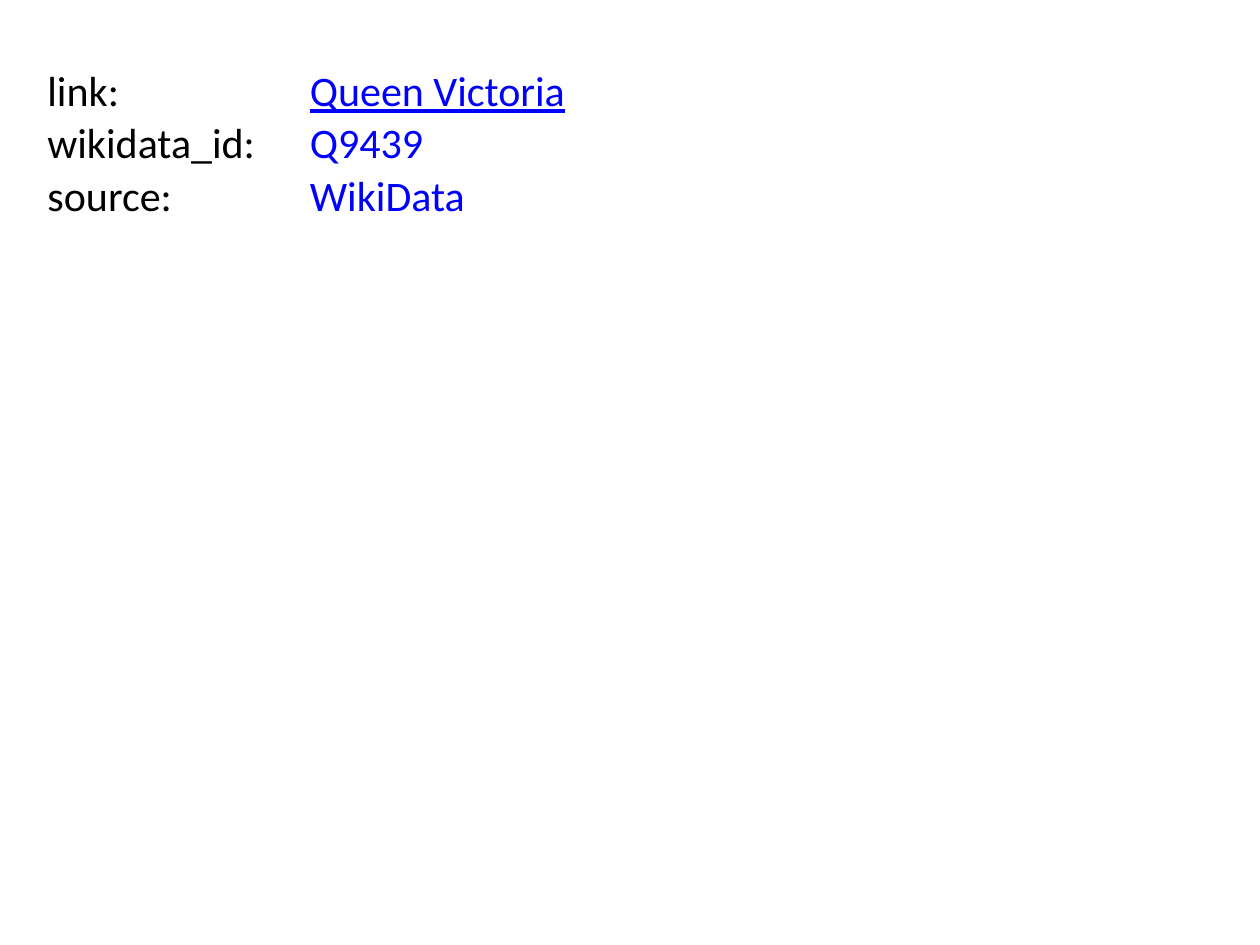
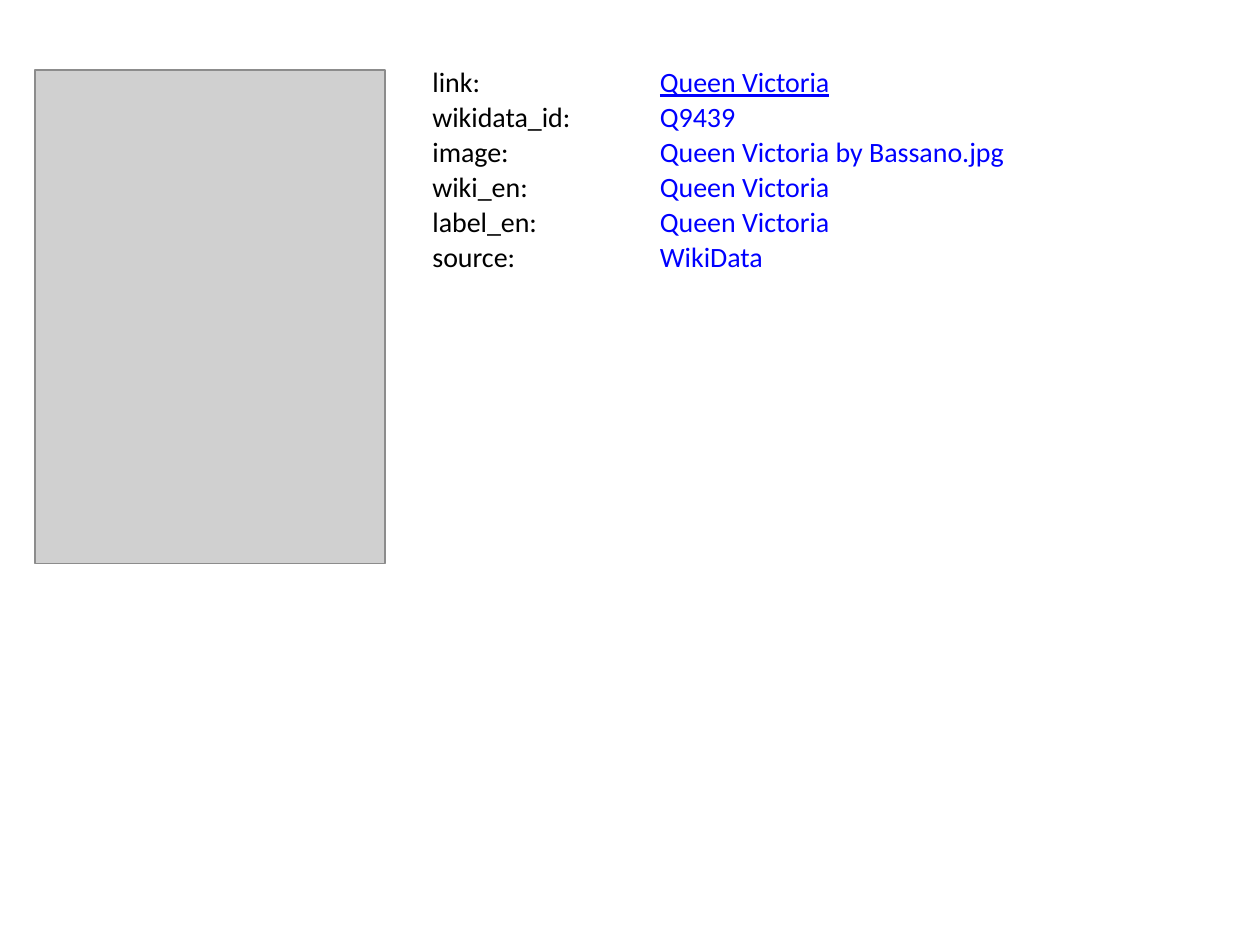
Before and after one commit to BITPlan/com.bitplan.simplegraph, a slide deck: slide 1 of QueenVictoria.pptx. Drawn at 1260x945 pixels with LibreOffice and Linux fonts; fonts in the diff are those of the drawing; grey boxes stand for pictures. Boxes give left, top, right and bottom in pixels: in the first picture for what was removed or moved away, otherwise in the second. Text is boxed around its words. In the diff, an @@ line names an element or a change of style, - is before the commit and + after.

```diff
--- a/QueenVictoria.pptx
+++ b/QueenVictoria.pptx
@@ text "link:": place and size @@
-text "link:" at box(47, 76, 119, 107)
+text "link:" at box(432, 72, 480, 92)
@@ text "Queen Victoria": place and size @@
-text "Queen Victoria" at box(310, 77, 564, 113)
+text "Queen Victoria" at box(660, 212, 829, 236)
@@ picture added at box(35, 71, 386, 564) @@
@@ text "wikidata_id:": place and size @@
-text "wikidata_id:" at box(47, 128, 255, 164)
+text "wikidata_id:" at box(432, 107, 570, 131)
@@ text "Q9439": place and size @@
-text "Q9439" at box(310, 130, 423, 164)
+text "Q9439" at box(660, 109, 735, 131)
@@ text added at box(660, 72, 1004, 167), 16 pt, text #0000FF @@
+Queen Victoria by Bassano.jpg
@@ text added at box(432, 142, 508, 167), 16 pt, text #000000 @@
+image:
@@ text added at box(660, 142, 829, 166), 16 pt, text #0000FF @@
+Queen Victoria
@@ text added at box(432, 177, 537, 236), 16 pt, text #000000 @@
+wiki_en:
@@ text added at box(432, 177, 527, 201), 16 pt, text #000000 @@
+label_en:
@@ text added at box(660, 177, 829, 201), 16 pt, text #0000FF @@
+Queen Victoria
@@ size 24 to 16 pt in 6 elements at box(660, 212, 829, 236), box(432, 72, 480, 92), box(660, 109, 735, 131), box(660, 247, 763, 268), box(432, 107, 570, 131), box(432, 253, 515, 268) @@
@@ text "source:": place and size @@
-text "source:" at box(47, 190, 171, 212)
+text "source:" at box(432, 253, 515, 268)
@@ text "WikiData": place and size @@
-text "WikiData" at box(310, 181, 465, 212)
+text "WikiData" at box(660, 247, 763, 268)
```
Also in this commit, not shown: 9 other slides changed, 7 other files.
